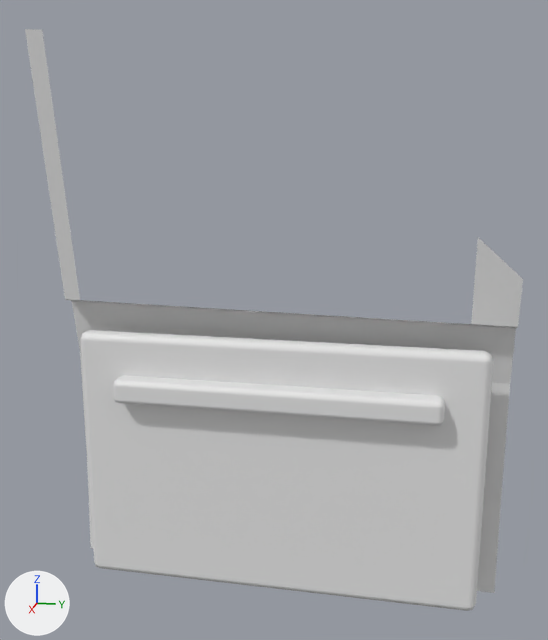
The OBJ model realweather/src/main/resources/assets/realweather/models/vehicle/pickup/door_fl.obj: old version first, new version second.
One viewpoint serves both versions: a 50 mm lens placed at (1.757, -0.208, 1.645), pointed at (0.071, -0.545, 1.224). Lighting does not change. The marker at lower left points along +X, +Y and +Z. The picture after the commit comes second. Materials are left out; every surface is plain grey. Where no turn or scale is listed for an object, it has been applied to the vertices.

The scene before the commit, as lines of its bpy script (objects in view):
```python
me_door_fl = bpy.data.meshes.new('door_fl')
me_door_fl.from_pydata(...)  # 242 vertices, 194 faces; spans x -0.026..0.164, y -1.07..0.0, z 0.54..1.862
# faces by material slot: [10, 54, 15, 54, 61]
me_door_fl.materials.append(mat_black)
me_door_fl.materials.append(mat_dash)
me_door_fl.materials.append(mat_paint)
me_door_fl.materials.append(mat_seat)
me_door_fl.materials.append(mat_trim)
ob_door_fl = bpy.data.objects.new('door_fl', me_door_fl)
ob_door_fl.location = (0.0, 0.0, 0.0)
```
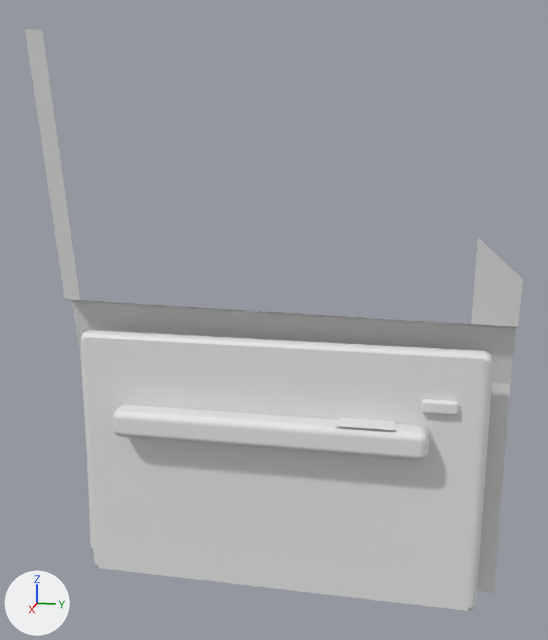
Changed parts and their boxes [x1, y1, x2, y2] in the pictures (548 x 640 px):
part 1 of me_door_fl, added: after [421, 399, 459, 415]
part 2 of me_door_fl, added: after [113, 404, 429, 460]
part 3 of me_door_fl, cut back: before [113, 375, 445, 426]; after [85, 337, 485, 611]

Diff of the bpy script that builds the scene:
```diff
--- a/realweather/src/main/resources/assets/realweather/models/vehicle/pickup/door_fl.obj.py
+++ b/realweather/src/main/resources/assets/realweather/models/vehicle/pickup/door_fl.obj.py
@@ me_door_fl @@
 # used by ob_door_fl; location = (0.0, 0.0, 0.0)
-me_door_fl.from_pydata(...)  # 242 vertices, 194 faces; spans x -0.026..0.164, y -1.07..0.0, z 0.54..1.862
+me_door_fl.from_pydata(...)  # 306 vertices, 250 faces; spans x -0.026..0.175, y -1.07..0.0, z 0.54..1.862
+# me_door_fl part 1: a new loose piece of 56 vertices spanning x 0.11..0.13, y -0.2..-0.12, z 1.04..1.07
+# me_door_fl part 2: a new loose piece of 56 vertices spanning x 0.105..0.175, y -0.92..-0.18, z 0.94..1.01
+# me_door_fl part 3
+# 56 vertices are removed from x 0.1..0.16, y -0.92..-0.15, z 1.02..1.08
+# 54 faces are deleted
+# 8 vertices are added at x 0.11..0.17, y -1.0..-0.07, z 0.55..1.17
+# 2 new faces join them
```
